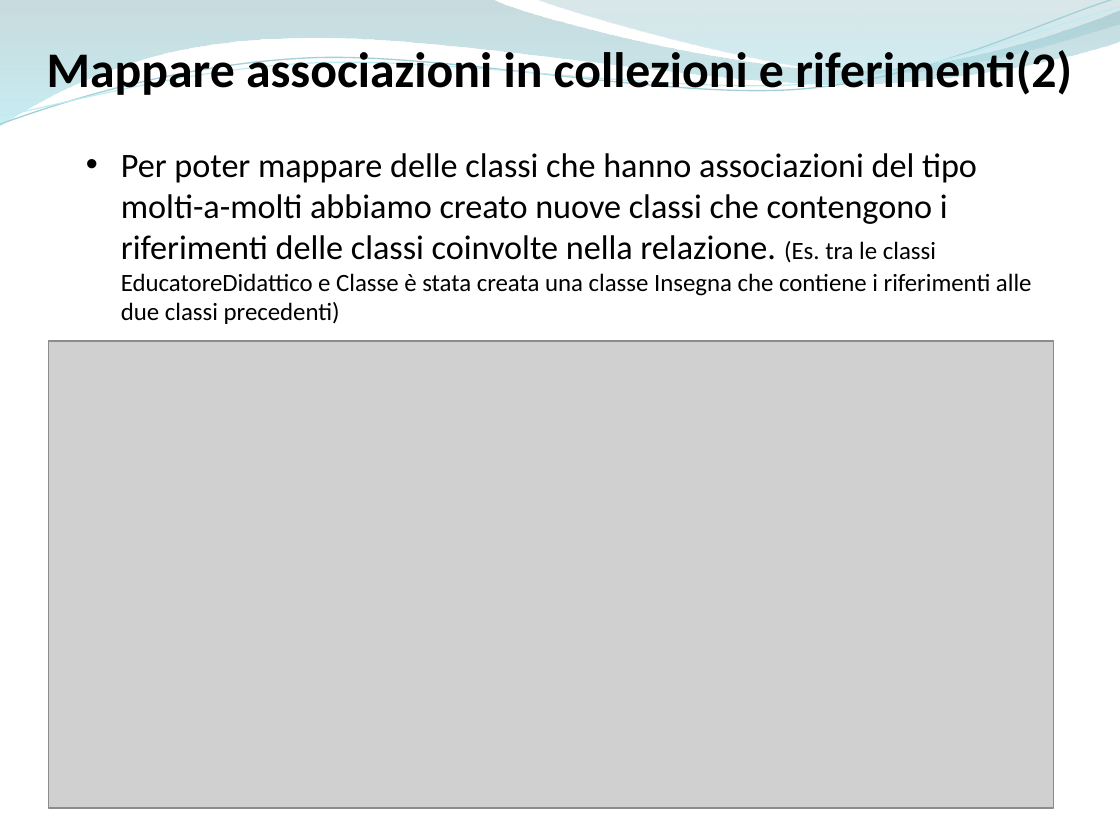
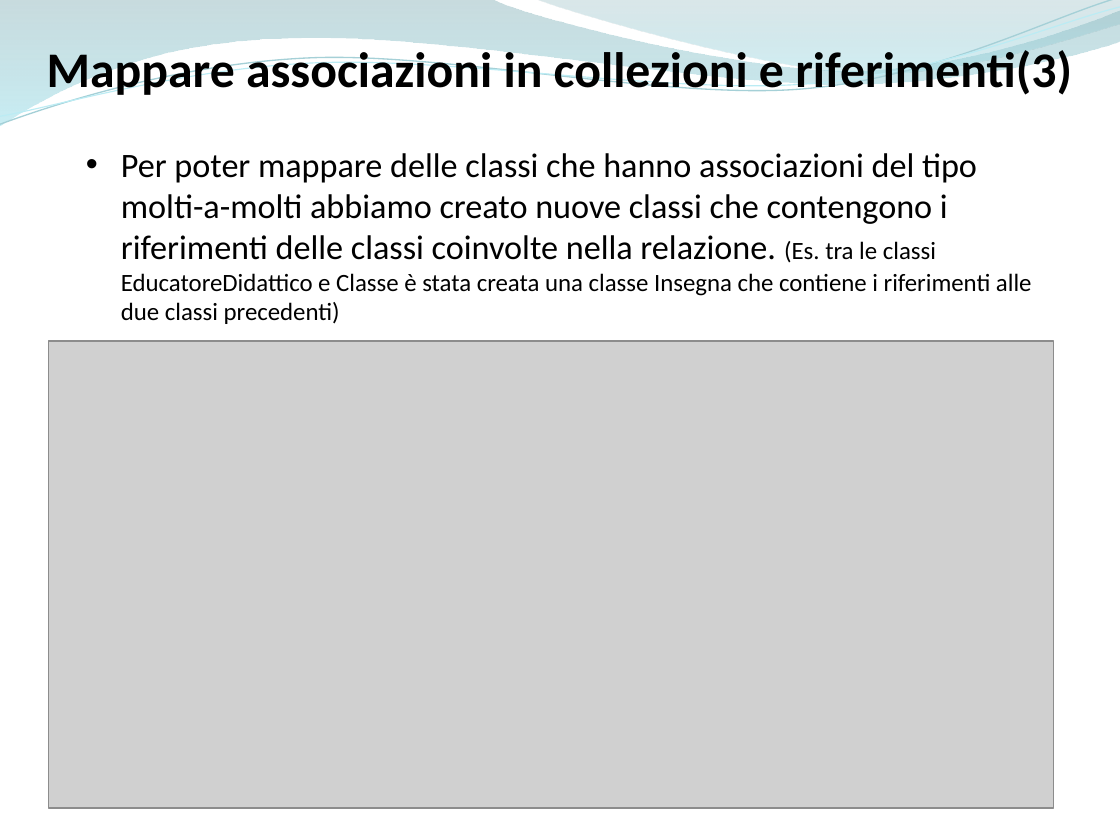
Before and after one commit to ammirate/at-silo, a slide deck: slide 6 of Presentazione/Atsilo2/Luigi/Luigi_PresentazioneFinale.pptx (slide 5 before the commit). Drawn at 1120x840 pixels with LibreOffice and Linux fonts; fonts in the diff are those of the drawing; grey boxes stand for pictures. Boxes give left, top, right and bottom in pixels: in the first picture for what was removed or moved away, otherwise in the second. Text is boxed around its words. In the diff, an @@ line names an element or a change of style, - is before the commit and + after.

```diff
--- a/Presentazione/Atsilo2/Luigi/Luigi_PresentazioneFinale.pptx
+++ b/Presentazione/Atsilo2/Luigi/Luigi_PresentazioneFinale.pptx
@@ text at (x1=47, y1=46, x2=1072, y2=99): text changed @@
-Mappare associazioni in collezioni e riferimenti(2)
+Mappare associazioni in collezioni e riferimenti(3)
```
Also in this commit, not shown: 2 other slides changed, 1 slide added, 1 slide removed.
